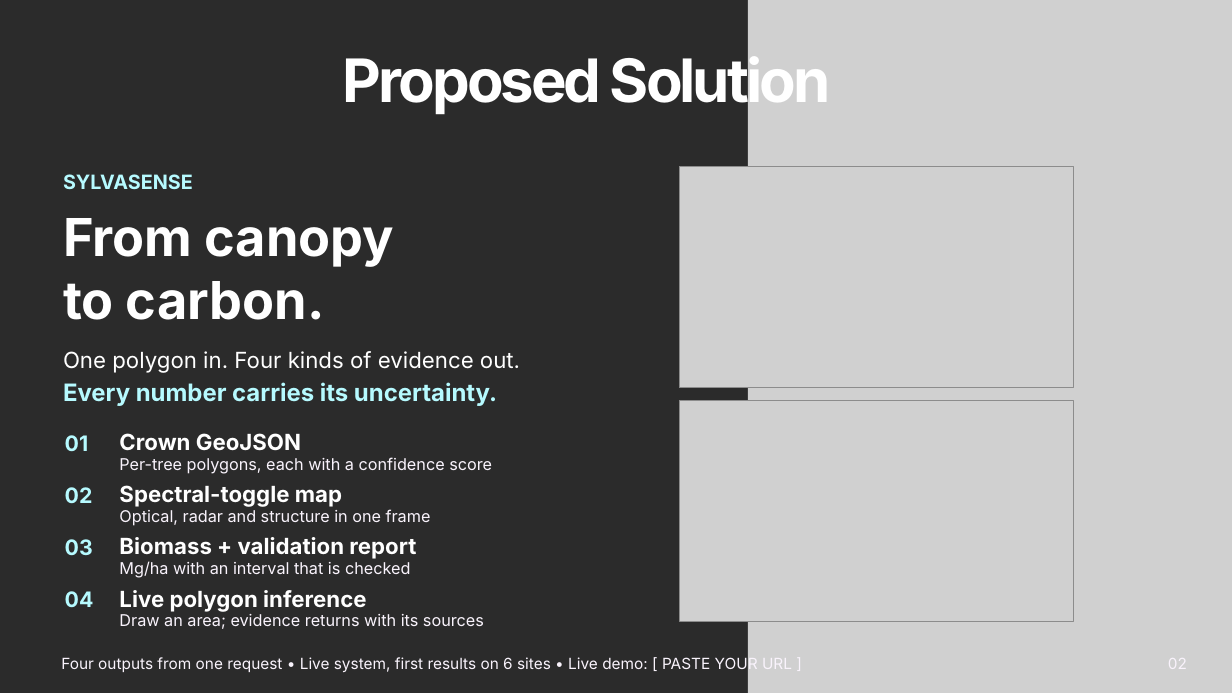
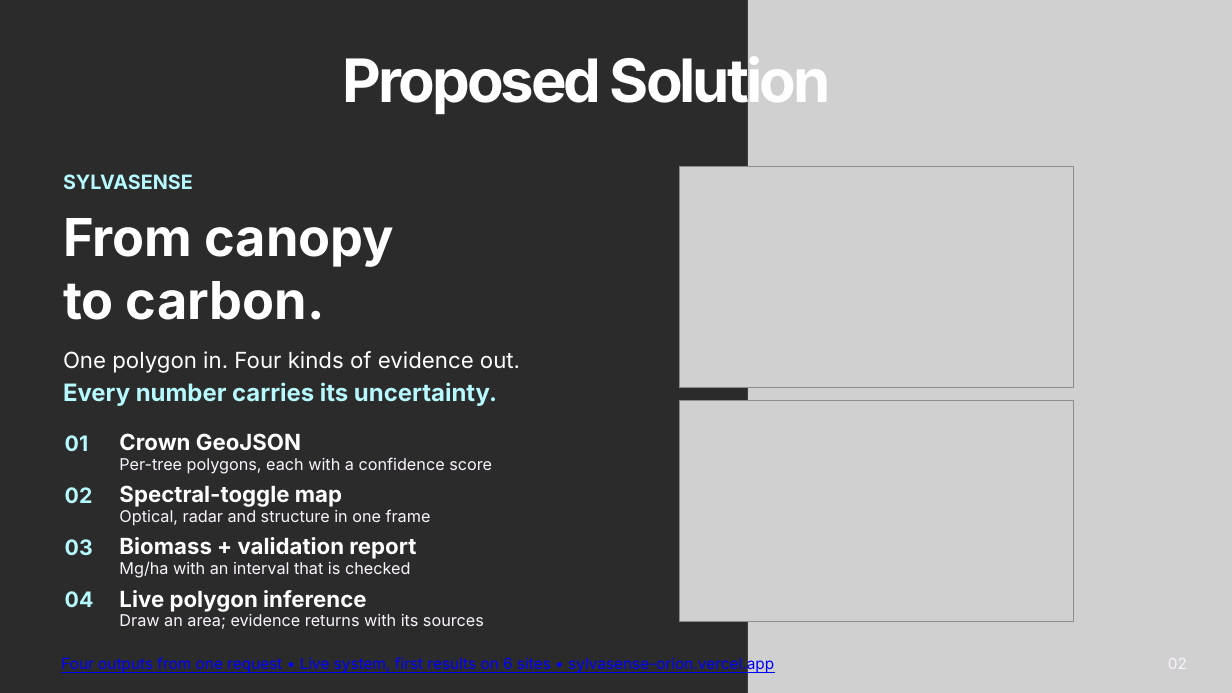
Before and after one commit to Yeetl3r/SylvaSense, a slide deck: slide 2 of Order_of_One_ORION1.0_v2.pptx. Drawn at 1232x693 pixels with LibreOffice and Linux fonts; fonts in the diff are those of the drawing; grey boxes stand for pictures; background and template pictures are left out; a plain dark background stands for a picture behind light text. Boxes give left, top, right and bottom in pixels: in the first picture for what was removed or moved away, otherwise in the second. Text is boxed around its words. In the diff, an @@ line names an element or a change of style, - is before the commit and + after.

Commit message:
Deploy to Vercel and put the live link in the deck
https://sylvasense-orion.vercel.app - the static export served at a domain
root, which is what it needed.

Deployment protection was on by default and my first check missed it: I
tested status codes, and Vercel's SSO login page returns 200, so every route
looked fine while a real visitor got redirected to a login wall. Checking the
returned <title> showed "Login - Vercel". SSO protection is now disabled and
verified by content on every route, plus a browser load of /record showing
all six sites and 79.3 Mg/ha.

The URL goes in slide 2's footer, hyperlinked in both formats - 13 links
each now. The pdf linker also had to learn about footers: it only walked
BODY, so the one link a judge is most likely to click was the only one that
would not have worked.

On the deployed build there is no local API, so /record and the flagship
read the frozen capture and say "CAPTURED 2026-09-20", and the console
replays the captured runs for the six verified sites with coordinates and
upload disabled.

```diff
--- a/Order_of_One_ORION1.0_v2.pptx
+++ b/Order_of_One_ORION1.0_v2.pptx
@@ text at (61,655,774,673): text changed; text colour #F9F3FC to #0000FF @@
-Four outputs from one request • Live system, first results on 6 sites • Live demo: [ PASTE YOUR URL ]
+Four outputs from one request • Live system, first results on 6 sites • sylvasense-orion.vercel.app
```
Also in this commit, not shown: 3 other files.
